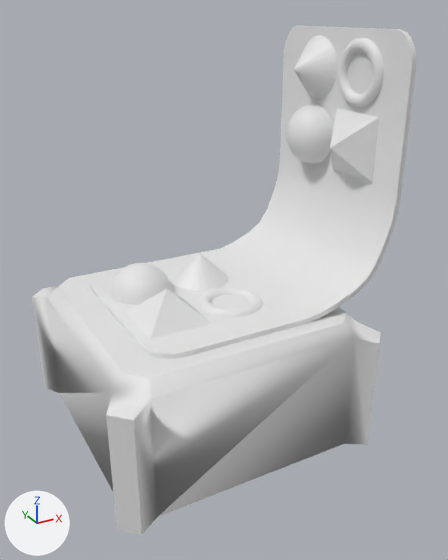
Two versions of the FBX model src/OpenGlCourseApp/Models/SimpleModel/BASE.fbx, one commit apart.
Camera for both pictures: a 50 mm lens placed at (-1.99, -4.08, 2.93), pointed at (0.24, -0.04, 0.9). Every picture has the same lights, and +X, +Y and +Z are marked at lower left. Where no turn or scale is listed for an object, it has been applied to the vertices. Vertices at the same position are counted once.

The scene before the commit, as lines of its bpy script (objects in view):
```python
me_mesh = bpy.data.meshes.new('Mesh')
me_mesh.from_pydata(...)  # 1701 vertices, 2372 faces; spans x -1.21..1.21, y -1.1..1.1, z -1.94..1.94
ob_testshapes_2 = bpy.data.objects.new('testshapes_2', me_mesh)
ob_testshapes_2.location = (0.117, 0.0, 0.844)
```
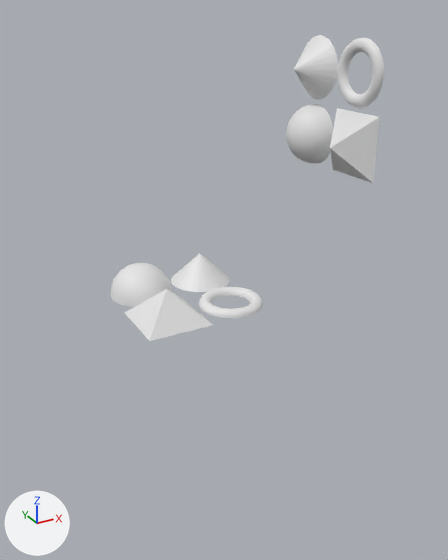
Where the newer file only moved an object's origin or applied its transform, the numbers keep the older frame.

The change in detail:
me_mesh has 1701 vertices, 2372 faces and spans x -1.21..1.21, y -1.1..1.1, z -1.94..1.94.
me_mesh is used by ob_testshapes_2; location (0.117, 0.0, 0.844).
me_mesh part 1: the loose piece of 84 vertices spanning x -0.81..1.21, y -0.78..0.78, z -0.07..1.94 is deleted.
me_mesh part 2: the loose piece of 40 vertices spanning x -1.21..0.98, y -1.1..1.1, z -1.13..-0.07 is deleted.

What differs and where, as boxes [x1, y1, x2, y2] in the pictures (448 x 560 px):
'testshapes_2', reshaped
    before: [32, 25, 416, 535]
    after: [110, 35, 384, 341]
part 1 of me_mesh, deleted
    before: [89, 25, 416, 359]
part 2 of me_mesh, deleted
    before: [32, 248, 381, 535]
